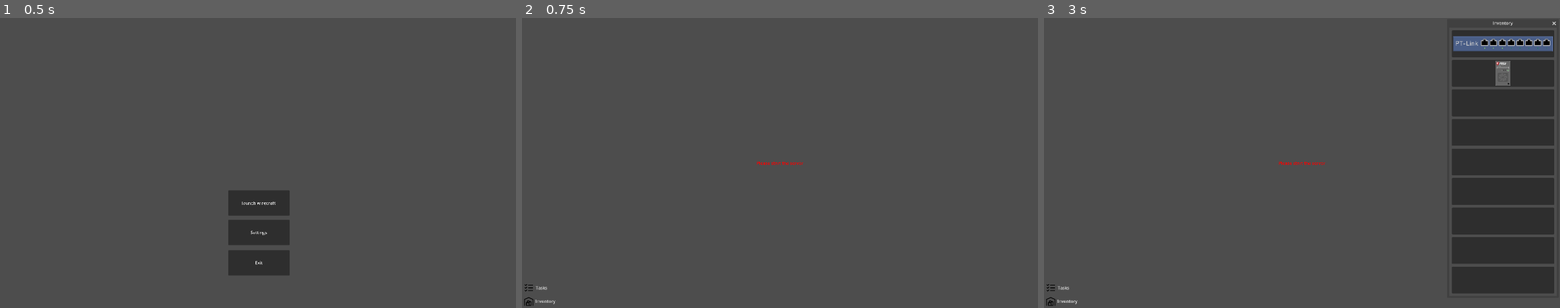
Above: before the commit, frames 1-3 (left to right).
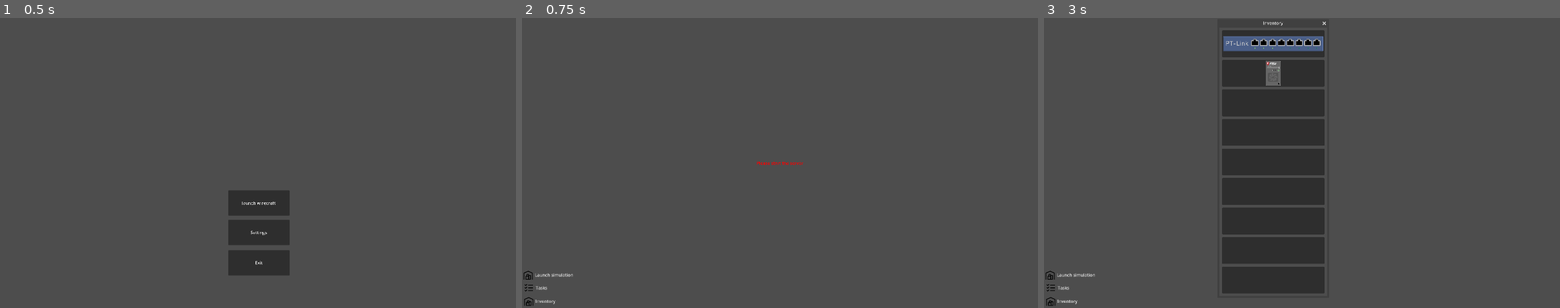
Above: after the commit, the same moments.

Repository: wirecraft-team/wirecraft
Game: Godot game, scene res://scenes/Menu.tscn
Two runs of this game, one before a commit and one after it. Both use one fixed random seed, a clock stepped at 60 frames per second and the inputs below.
Inputs (mouse positions are in pixels of both pictures, inside the frame that each line leads up to):
- Up to frame 1 (0.5 s): no input
- Up to frame 2 (0.75 s): click "launch wirecraft" at 0.5 s
- Up to frame 3 (3 s): click (1069, 276) at 1.25 s, where only the run after the commit has a clickable "Launch simulation"; click (1069, 276) at 2 s, where only the run after the commit has a clickable "Launch simulation"; click "Inventory" at 2.75 s

Frame 1 is identical in both runs. In frame 2, less than 0.1% of the frame differs, in the area x 0-10%, y 87-91%; in frame 3, 33%, in the area x 0-100%, y 1-95%.

Commit message:
feat: simulation button and ip changing

Diff:
--- a/godot/scenes/Game.tscn
+++ b/godot/scenes/Game.tscn
@@ -1,16 +1,17 @@
-[gd_scene load_steps=12 format=3 uid="uid://wthmy25ja53i"]
-
-[ext_resource type="Script" uid="uid://bg2dis4o5gwcs" path="res://scripts/camera.gd" id="1_bfat1"]
+[gd_scene load_steps=13 format=3 uid="uid://wthmy25ja53i"]
+
+[ext_resource type="Script" uid="uid://xoknux2anugx" path="res://scripts/camera.gd" id="1_bfat1"]
 [ext_resource type="Script" uid="uid://cwxygd3jhou15" path="res://scripts/cable_controller.gd" id="3_aycay"]
 [ext_resource type="Script" uid="uid://bjsmd74ncauqn" path="res://scripts/device_controller.gd" id="3_yc75h"]
 [ext_resource type="Texture2D" uid="uid://cktj0trtops10" path="res://assets/inventory-button.png" id="6_3xj3m"]
 [ext_resource type="Script" uid="uid://dfqe6cco8jydg" path="res://scripts/ui.gd" id="6_kac4m"]
 [ext_resource type="Texture2D" uid="uid://btghaq4rnl1a8" path="res://assets/PT-Link-1.png" id="7_g4kob"]
-[ext_resource type="Script" path="res://scripts/inventory.gd" id="7_qy1jj"]
+[ext_resource type="Script" uid="uid://c875q28shg4vy" path="res://scripts/inventory.gd" id="7_qy1jj"]
 [ext_resource type="Texture2D" uid="uid://dhtj8x5akisiy" path="res://assets/PC-1.png" id="8_qy1jj"]
 [ext_resource type="Script" uid="uid://cuehp1g4udr4k" path="res://scripts/ws.gd" id="9_dv77h"]
 [ext_resource type="Texture2D" uid="uid://chpeohmddnj75" path="res://assets/tasks-button.png" id="10_mcffj"]
 [ext_resource type="Script" uid="uid://b7fae7nsii6r8" path="res://scripts/tasks.gd" id="10_qy1jj"]
+[ext_resource type="Script" uid="uid://varcaru4oep0" path="res://scripts/line_edit.gd" id="12_mcffj"]
 
 [node name="Control" type="Control"]
 layout_mode = 3
@@ -49,7 +50,7 @@
 
 [node name="InventoryWindow" type="Window" parent="CanvasLayer"]
 title = "Inventory"
-position = Vector2i(1508, 36)
+position = Vector2i(653, 36)
 size = Vector2i(400, 1000)
 unresizable = true
 always_on_top = true
@@ -221,9 +222,36 @@
 horizontal_alignment = 1
 vertical_alignment = 1
 
+[node name="LineEdit" type="LineEdit" parent="CanvasLayer"]
+visible = false
+offset_left = 9.0
+offset_top = 947.0
+offset_right = 167.0
+offset_bottom = 978.0
+placeholder_text = "IP"
+script = ExtResource("12_mcffj")
+
+[node name="LaunchSimulation" type="Button" parent="CanvasLayer"]
+anchors_preset = 2
+anchor_top = 1.0
+anchor_bottom = 1.0
+offset_left = -2.0
+offset_top = -148.0
+offset_right = 206.0
+offset_bottom = -98.0
+grow_vertical = 0
+focus_mode = 0
+text = "Launch simulation"
+icon = ExtResource("6_3xj3m")
+flat = true
+alignment = 0
+expand_icon = true
+
 [connection signal="pressed" from="CanvasLayer/InventoryButton" to="CanvasLayer" method="_on_inventory_button_pressed"]
 [connection signal="close_requested" from="CanvasLayer/InventoryWindow" to="CanvasLayer" method="_on_inventory_window_close_requested"]
 [connection signal="pressed" from="CanvasLayer/InventoryWindow/Control/Add_Switch_Button" to="CanvasLayer/InventoryWindow" method="_on_add_switch_button_pressed"]
 [connection signal="pressed" from="CanvasLayer/InventoryWindow/Control/Add_PC_Button" to="CanvasLayer/InventoryWindow" method="_on_add_pc_button_pressed"]
 [connection signal="pressed" from="CanvasLayer/TaskButton" to="CanvasLayer" method="_on_task_button_pressed"]
 [connection signal="close_requested" from="CanvasLayer/TaskWindow" to="CanvasLayer" method="_on_task_window_close_requested"]
+[connection signal="text_submitted" from="CanvasLayer/LineEdit" to="ws" method="_on_line_edit_text_submitted"]
+[connection signal="pressed" from="CanvasLayer/LaunchSimulation" to="ws" method="_on_launch_button_pressed"]
--- a/godot/scripts/device.gd
+++ b/godot/scripts/device.gd
@@ -1,6 +1,7 @@
 extends Sprite2D
 @export var device_id :int
 @export var dragging :bool
+
 # Define all port signals
 signal port_pressed(port_number: int, device_id: int, port_pos: Vector2)
 var pos_offset = Vector2(0,0)
@@ -21,6 +22,9 @@
 		elif not get_node("../../CableController").is_placing_cable and not get_node("../../DeviceController").global_drag:
 			dragging = true
 			get_node("../../DeviceController").global_drag = true
+	elif event is InputEventMouseButton and event.button_index == MOUSE_BUTTON_RIGHT and event.pressed:
+		get_node("../../CanvasLayer/LineEdit").visible = true
+		get_node("../../CanvasLayer/LineEdit").device_id = device_id
 
 func _handle_port_input(_viewport: Node, event: InputEvent, _shape_idx: int, port_number: int):
 	if event is InputEventMouseButton and event.button_index == MOUSE_BUTTON_LEFT and event.pressed and port_number > 0 and not dragging:
--- a/godot/scripts/ws.gd
+++ b/godot/scripts/ws.gd
@@ -83,3 +83,18 @@
 
 func update_tasks():
 	socket.send_text('{"t": "GET_LEVEL_TASKS", "d": {"level_id": 1}}')
+
+
+func _on_line_edit_text_submitted(new_text: String) -> void:
+	var ip_editing_device = get_node("../CanvasLayer/LineEdit").device_id
+	if ip_editing_device == -1:
+		print("caca")
+		return
+	var data = {"t":"UPDATE_IP","d":{"device":ip_editing_device, "ip":new_text}}
+	socket.send_text(JSON.stringify(data))
+	get_node("../CanvasLayer/LineEdit").visible = false
+	get_node("../CanvasLayer/LineEdit").text = ""
+
+
+func _on_launch_button_pressed() -> void:
+		socket.send_text('{"t": "LAUNCH_SIMULATION", "d": {"level_id": 1}}')
Not shown: 1 places in godot/scenes/Menu.tscn that only renumber resources
Not shown: 1 places in godot/scenes/pc.tscn that only renumber resources
